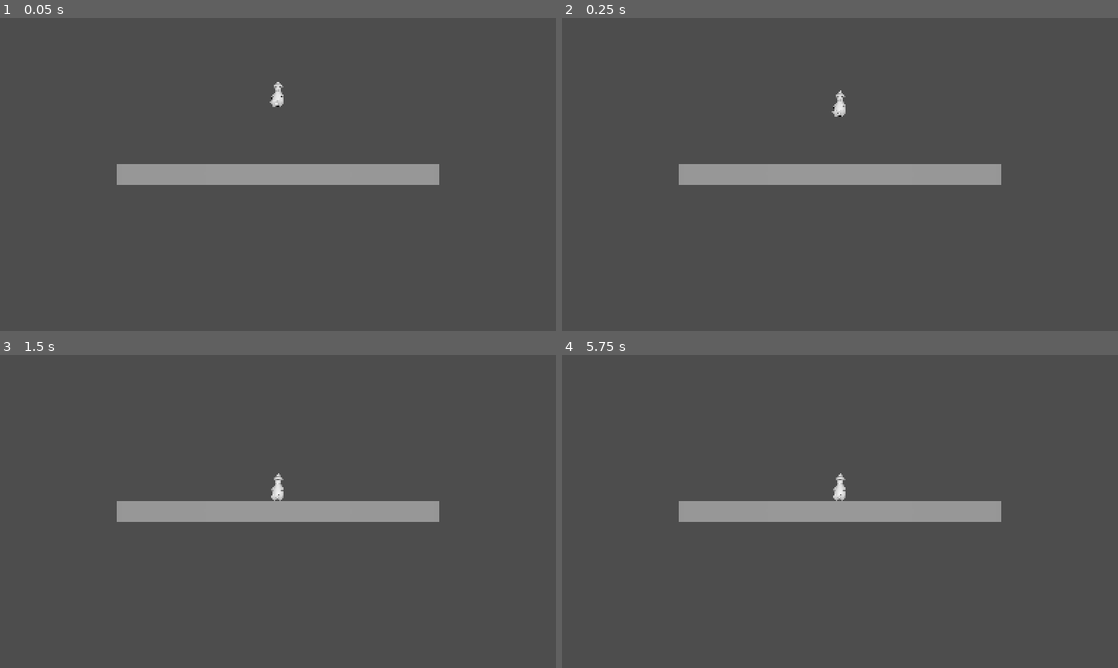
Above: before the commit, frames 1-4 (two rows, left to right).
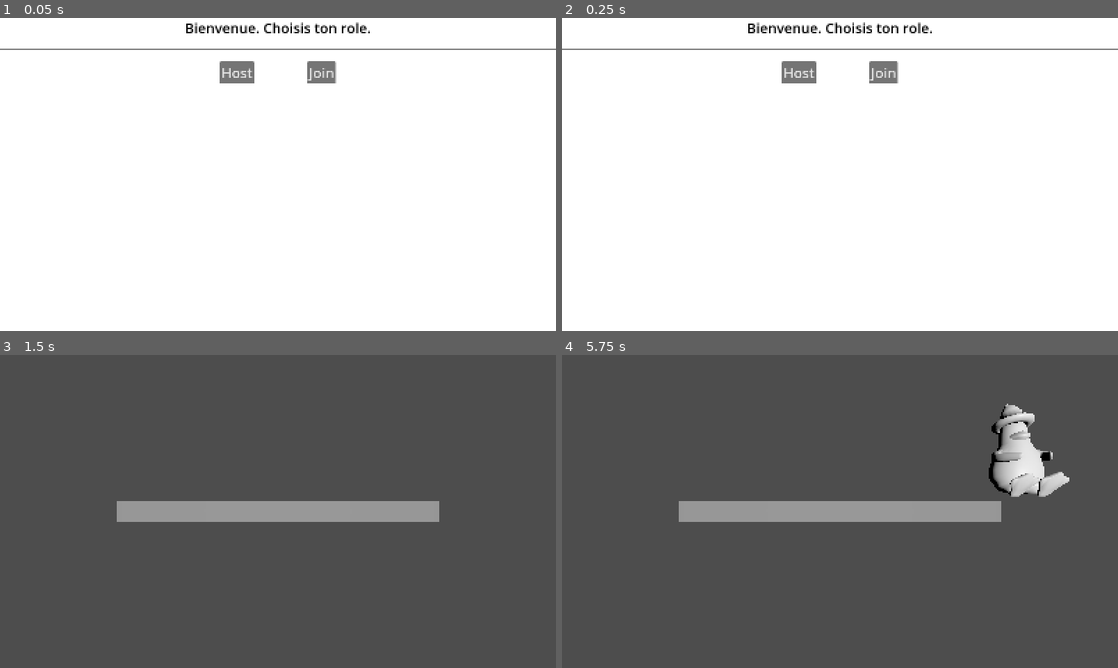
Above: after the commit, the same moments.

Repository: jglrxavpok/STS
Game: Godot game, scene res://staging/Nunwan/Nunwan.tscn
The game is run twice, just before and just after one commit, with the same random seed, the same clock (stepped at 60 frames per second) and the same inputs. This scene is started directly instead of the project's main scene.
Inputs (mouse positions are in pixels of both pictures, inside the frame that each line leads up to):
- Up to frame 1 (0.05 s): no input
- Up to frame 2 (0.25 s): no input
- Up to frame 3 (1.5 s): click (239, 408) at 0.5 s, where only the run after the commit has a clickable "Host"; tap Enter at 1.25 s; hold Right (player_move_right) from 1.28 s (still down)
- Up to frame 4 (5.75 s): tap Space (ui_select) at 1.52, 2, 2.27, 3.5, 3.77, 4.52, 5, 5.27 s; release Right (player_move_right) at 2.03 s; hold Down (ui_down) 2.03-2.78 s; tap Enter at 2.75, 4.25 s; hold Right (player_move_right) 2.78-3.53 s; hold Up (ui_up) 3.53-4.28 s; hold Left (player_move_left) from 4.28 s (still down)

The runs differ from the first frame. In frame 1, 100% of the frame differs, in the area x 0-100%, y 0-100%; in frame 2, 100%; in frame 3, 0.1%; in frame 4, 2.4%.

Commit message:
Add first replication and spawn player logic

Diff:
--- a/staging/Nunwan/Nunwan.tscn
+++ b/staging/Nunwan/Nunwan.tscn
@@ -1,10 +1,7 @@
 [gd_scene load_steps=5 format=3 uid="uid://bwoxlcok7ixkh"]
 
-[ext_resource type="PackedScene" uid="uid://bqtxj6l4aaqar" path="res://staging/Nunwan/tux.glb" id="1_u174s"]
-
-[sub_resource type="CapsuleShape3D" id="CapsuleShape3D_u174s"]
-radius = 0.267451
-height = 0.897605
+[ext_resource type="PackedScene" uid="uid://bmaj8j0qw2ck1" path="res://staging/Nunwan/lobby.tscn" id="1_u174s"]
+[ext_resource type="PackedScene" uid="uid://wtbnvywkh1np" path="res://staging/Nunwan/Tux.tscn" id="2_lwuh0"]
 
 [sub_resource type="BoxMesh" id="BoxMesh_lwuh0"]
 
@@ -19,15 +16,6 @@
 
 [node name="DirectionalLight3D" type="DirectionalLight3D" parent="."]
 
-[node name="CharacterBody3D" type="RigidBody3D" parent="."]
-transform = Transform3D(-3.48168, 0, 0.561976, 0, 3.52674, 0, -0.561976, 0, -3.48168, 0, 1.79087, 0)
-
-[node name="CollisionShape3D" type="CollisionShape3D" parent="CharacterBody3D"]
-transform = Transform3D(1, 0, 0, 0, 1, 0, 0, 0, 1, 0, 0.453012, 0)
-shape = SubResource("CapsuleShape3D_u174s")
-
-[node name="tux2" parent="CharacterBody3D" instance=ExtResource("1_u174s")]
-
 [node name="StaticBody3D" type="StaticBody3D" parent="."]
 
 [node name="MeshInstance3D" type="MeshInstance3D" parent="StaticBody3D"]
@@ -38,3 +26,10 @@
 [node name="CollisionShape3D" type="CollisionShape3D" parent="StaticBody3D"]
 transform = Transform3D(1, 0, 0, 0, 1, 0, 0, 0, 1, 0.00095751, -6.10346e-05, 0.0100098)
 shape = SubResource("BoxShape3D_u174s")
+
+[node name="Lobby" parent="." instance=ExtResource("1_u174s")]
+player_scene = ExtResource("2_lwuh0")
+
+[node name="MultiplayerSpawner" type="MultiplayerSpawner" parent="."]
+_spawnable_scenes = PackedStringArray("uid://wtbnvywkh1np")
+spawn_path = NodePath("../Lobby")
--- /dev/null
+++ b/staging/Nunwan/Tux.tscn
@@ -0,0 +1,30 @@
+[gd_scene load_steps=5 format=3 uid="uid://wtbnvywkh1np"]
+
+[ext_resource type="PackedScene" uid="uid://bqtxj6l4aaqar" path="res://staging/Nunwan/tux.glb" id="1_pwrhv"]
+[ext_resource type="Script" uid="uid://d4ew17u4412e7" path="res://staging/Nunwan/tux.gd" id="1_vkq1w"]
+
+[sub_resource type="CapsuleShape3D" id="CapsuleShape3D_u174s"]
+radius = 0.267451
+height = 0.897605
+
+[sub_resource type="SceneReplicationConfig" id="SceneReplicationConfig_pwrhv"]
+properties/0/path = NodePath(".:position")
+properties/0/spawn = true
+properties/0/replication_mode = 1
+properties/1/path = NodePath(".:rotation")
+properties/1/spawn = true
+properties/1/replication_mode = 1
+
+[node name="CharacterBody3D" type="CharacterBody3D"]
+transform = Transform3D(-3.48168, 0, 0.561976, 0, 3.52674, 0, -0.561976, 0, -3.48168, 0, 0, 0)
+collision_mask = 0
+script = ExtResource("1_vkq1w")
+
+[node name="CollisionShape3D" type="CollisionShape3D" parent="."]
+transform = Transform3D(1, 0, 0, 0, 1, 0, 0, 0, 1, 0, 0.453012, 0)
+shape = SubResource("CapsuleShape3D_u174s")
+
+[node name="tux2" parent="." instance=ExtResource("1_pwrhv")]
+
+[node name="MultiplayerSynchronizer" type="MultiplayerSynchronizer" parent="."]
+replication_config = SubResource("SceneReplicationConfig_pwrhv")
--- /dev/null
+++ b/staging/Nunwan/lobby.gd
@@ -0,0 +1,35 @@
+extends Control
+
+var peer = ENetMultiplayerPeer.new()
+const PORT = 9999
+@export var player_scene: PackedScene
+@export var scene_to_add: PackedScene
+
+# Called when the node enters the scene tree for the first time.
+func _ready() -> void:
+	pass # Replace with function body.
+
+# Called every frame. 'delta' is the elapsed time since the previous frame.
+func _process(delta: float) -> void:
+	pass
+
+func add_player(id = 1):
+	if not multiplayer.is_server():
+		return
+	var player = player_scene.instantiate()
+	player.name = str(id)
+	call_deferred("add_child", player)
+
+func _on_host_pressed() -> void:
+	peer.create_server(PORT)
+	multiplayer.multiplayer_peer = peer
+	multiplayer.peer_connected.connect(add_player)
+	add_player()
+	hide()
+
+
+func _on_join_pressed() -> void:
+	peer.create_client("localhost", PORT)
+	multiplayer.multiplayer_peer = peer
+	add_player(multiplayer.get_unique_id())
+	hide()
--- /dev/null
+++ b/staging/Nunwan/lobby.tscn
@@ -0,0 +1,67 @@
+[gd_scene load_steps=3 format=3 uid="uid://bmaj8j0qw2ck1"]
+
+[ext_resource type="Script" uid="uid://dc8ddx26id0q3" path="res://staging/Nunwan/lobby.gd" id="1_ll2xe"]
+
+[sub_resource type="Theme" id="Theme_r5v3i"]
+default_font_size = 40
+
+[node name="Lobby" type="Control"]
+layout_mode = 3
+anchors_preset = 15
+anchor_right = 1.0
+anchor_bottom = 1.0
+grow_horizontal = 2
+grow_vertical = 2
+theme = SubResource("Theme_r5v3i")
+script = ExtResource("1_ll2xe")
+
+[node name="ColorRect" type="ColorRect" parent="."]
+layout_mode = 1
+anchors_preset = 15
+anchor_right = 1.0
+anchor_bottom = 1.0
+grow_horizontal = 2
+grow_vertical = 2
+
+[node name="BoxContainer" type="VBoxContainer" parent="ColorRect"]
+layout_mode = 1
+anchors_preset = 15
+anchor_right = 1.0
+anchor_bottom = 1.0
+grow_horizontal = 2
+grow_vertical = 2
+
+[node name="Label" type="Label" parent="ColorRect/BoxContainer"]
+layout_mode = 2
+size_flags_horizontal = 6
+theme_override_colors/font_color = Color(0, 0, 0, 1)
+theme_override_font_sizes/font_size = 40
+text = "Bienvenue. Choisis ton role."
+
+[node name="HSeparator" type="HSeparator" parent="ColorRect/BoxContainer"]
+layout_mode = 2
+theme_override_constants/separation = 61
+
+[node name="HBoxContainer" type="HBoxContainer" parent="ColorRect/BoxContainer"]
+layout_mode = 2
+size_flags_horizontal = 4
+
+[node name="Host" type="Button" parent="ColorRect/BoxContainer/HBoxContainer"]
+layout_mode = 2
+size_flags_horizontal = 4
+size_flags_vertical = 4
+text = "Host"
+
+[node name="VSeparator" type="VSeparator" parent="ColorRect/BoxContainer/HBoxContainer"]
+layout_mode = 2
+theme_override_constants/separation = 146
+
+[node name="Join" type="Button" parent="ColorRect/BoxContainer/HBoxContainer"]
+layout_mode = 2
+size_flags_horizontal = 4
+size_flags_vertical = 4
+text = "Join
+"
+
+[connection signal="pressed" from="ColorRect/BoxContainer/HBoxContainer/Host" to="." method="_on_host_pressed"]
+[connection signal="pressed" from="ColorRect/BoxContainer/HBoxContainer/Join" to="." method="_on_join_pressed"]
--- /dev/null
+++ b/staging/Nunwan/tux.gd
@@ -0,0 +1,15 @@
+extends CharacterBody3D
+
+func _ready():
+	# Only process for the local player.
+	set_process(get_multiplayer_authority() == multiplayer.get_unique_id())
+
+func _enter_tree():
+	set_multiplayer_authority(name.to_int())
+
+func _physics_process(delta: float) -> void:
+	if is_multiplayer_authority():
+		var input = Input.get_vector("ui_left", "ui_right", "ui_up", "ui_down") * 100
+		velocity.x = input.x
+		velocity.y = input.y
+	move_and_slide()
Not shown, added: staging/Nunwan/lobby.gd.uid
Not shown, added: staging/Nunwan/tux.gd.uid
